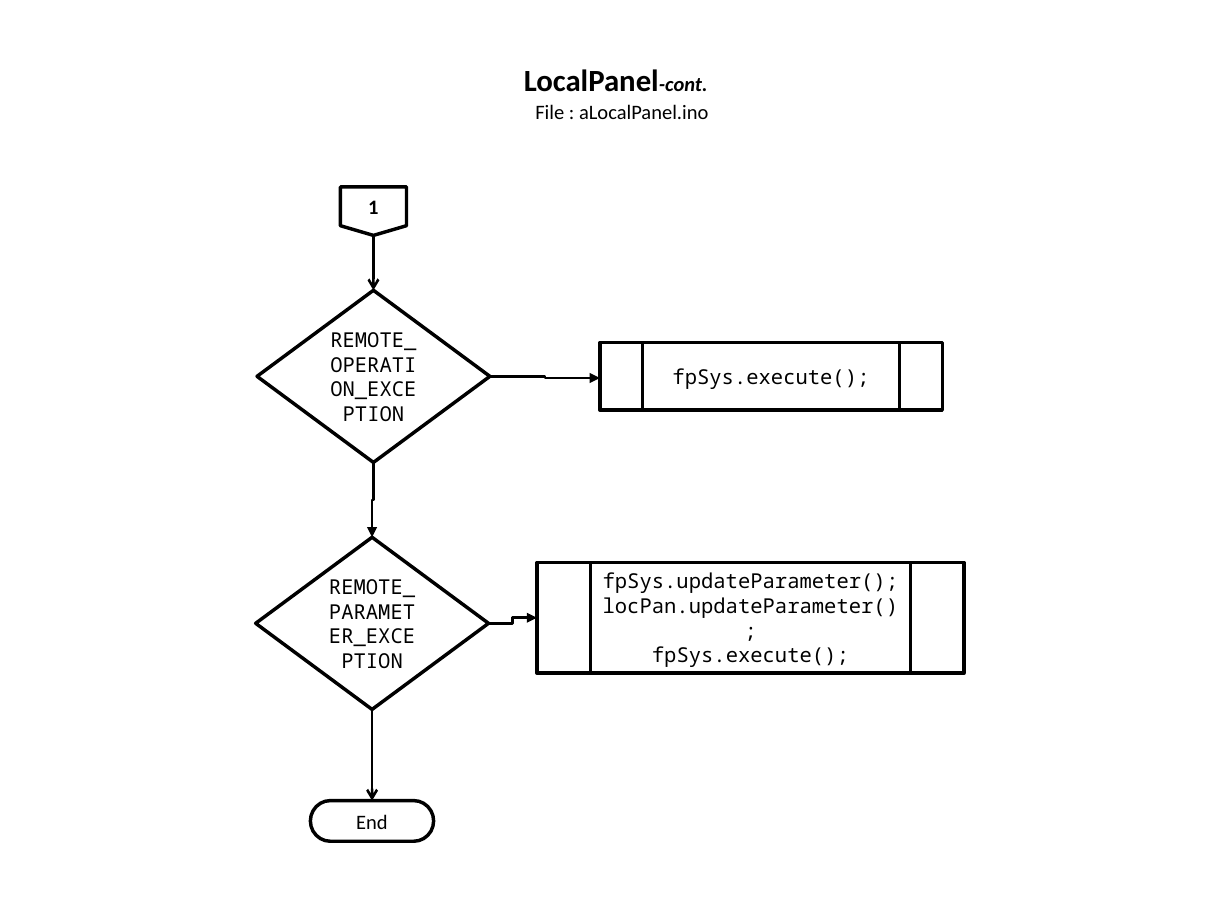
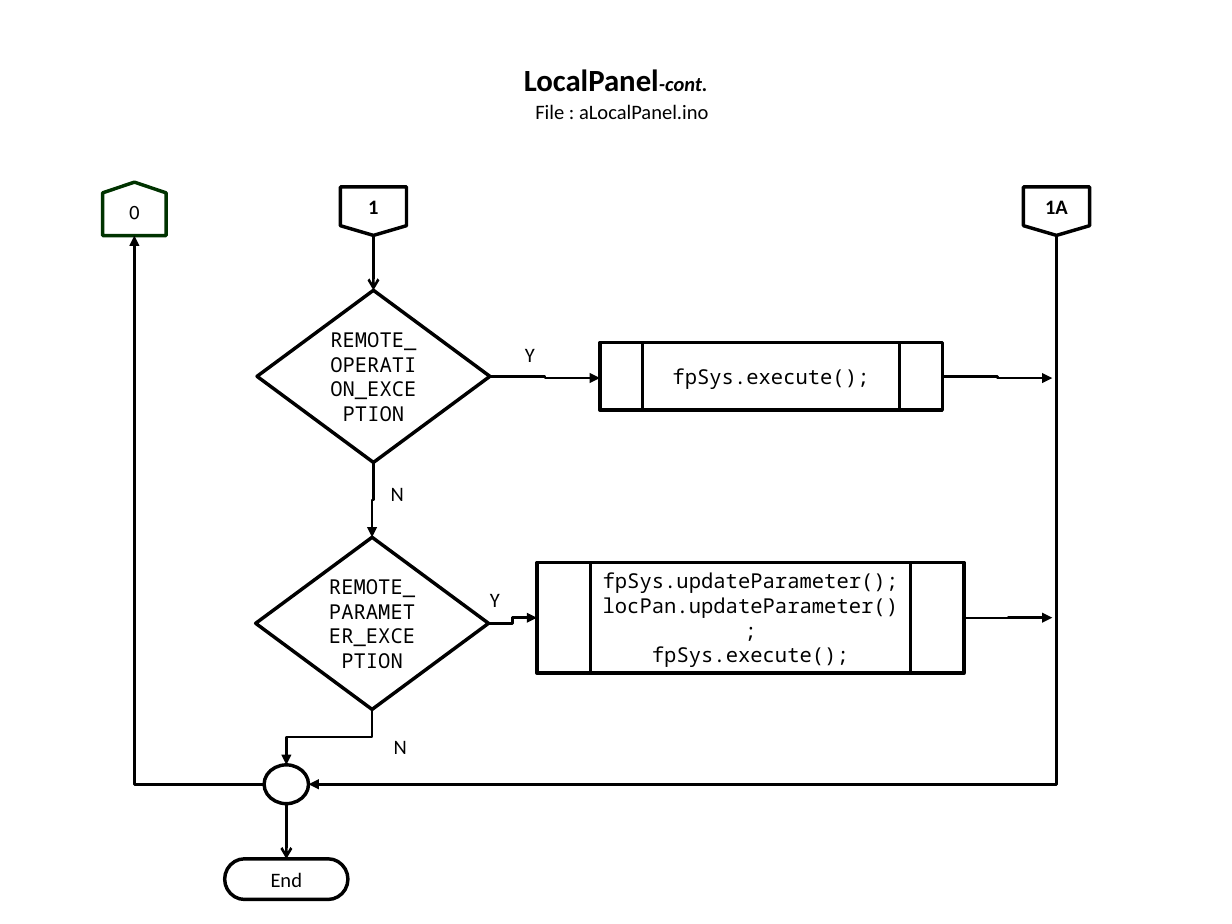
Before and after one commit to slametsampon/WFPS, a slide deck: slide 5 of resources/WFPS.pptx. Drawn at 1232x924 pixels with LibreOffice and Linux fonts; fonts in the diff are those of the drawing; background and template pictures are left out. Boxes give left, top, right and bottom in pixels: in the first picture for what was removed or moved away, otherwise in the second. Text is boxed around its words. In the diff, an @@ line names an element or a change of style, - is before the commit and + after.

```diff
--- a/resources/WFPS.pptx
+++ b/resources/WFPS.pptx
@@ flow chart offpage connector added at (102,182,166,235), outline #003300 2 pt, 12 pt, text #000000 @@
+0
@@ flow chart offpage connector added at (1024,187,1090,235), outline #000000 2 pt, 12 pt, text #000000, bold @@
+1A
@@ elbow arrow added from (264, 785) to (134, 235), #000000 1.5 pt @@
@@ elbow arrow added from (1057, 235) to (308, 785), #000000 1.5 pt @@
@@ text added at (525,349,535,362), 12 pt, text #000000 @@
+Y
@@ elbow arrow added from (942, 376) to (1052, 378), #000000 1.5 pt @@
@@ text added at (391,488,404,501), 12 pt, text #000000 @@
+N
@@ text added at (490,594,500,607), 12 pt, text #000000 @@
+Y
@@ elbow arrow added from (963, 617) to (1052, 617), #000000 1.5 pt @@
@@ elbow arrow added from (372, 710) to (286, 765), #000000 1.5 pt @@
@@ text added at (394,741,407,754), 12 pt, text #000000 @@
+N
@@ ellipse added at (264,765,308,803), outline #000000 2 pt @@
@@ arrow moved from (372, 710) - (372, 801) to (286, 803) - (286, 859) @@
@@ pill shape "End": place and size @@
-pill shape "End" at (310,801,434,841)
+pill shape "End" at (224,859,347,899)
```
Also in this commit, not shown: 14 other slides changed.
